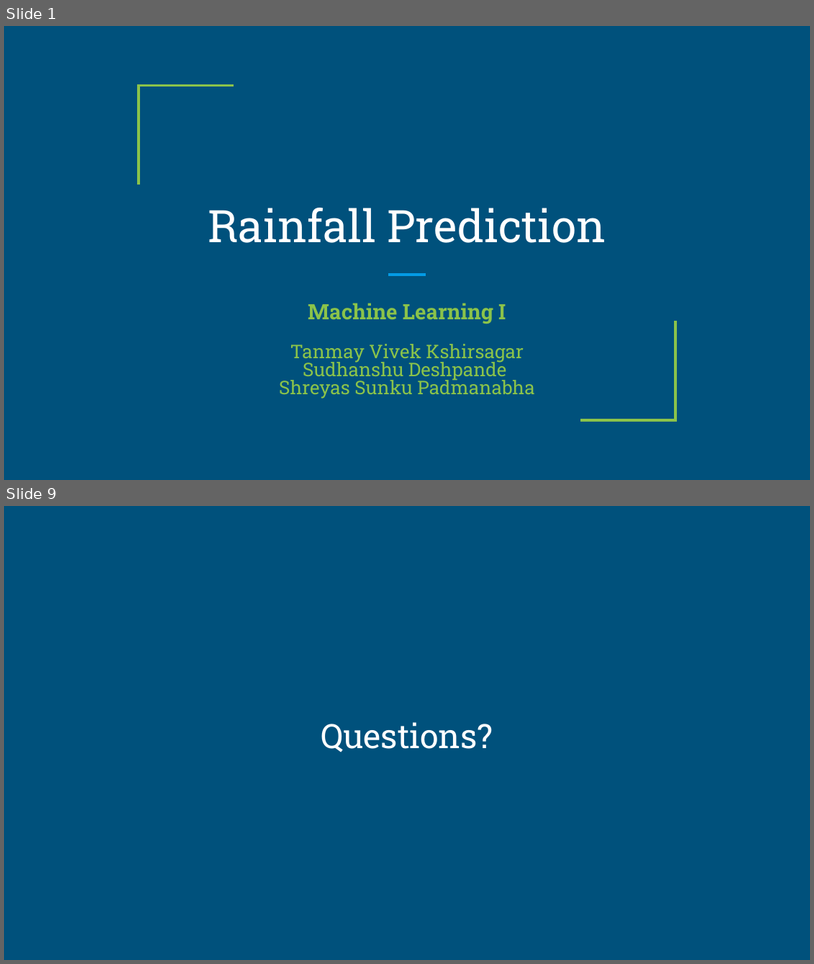
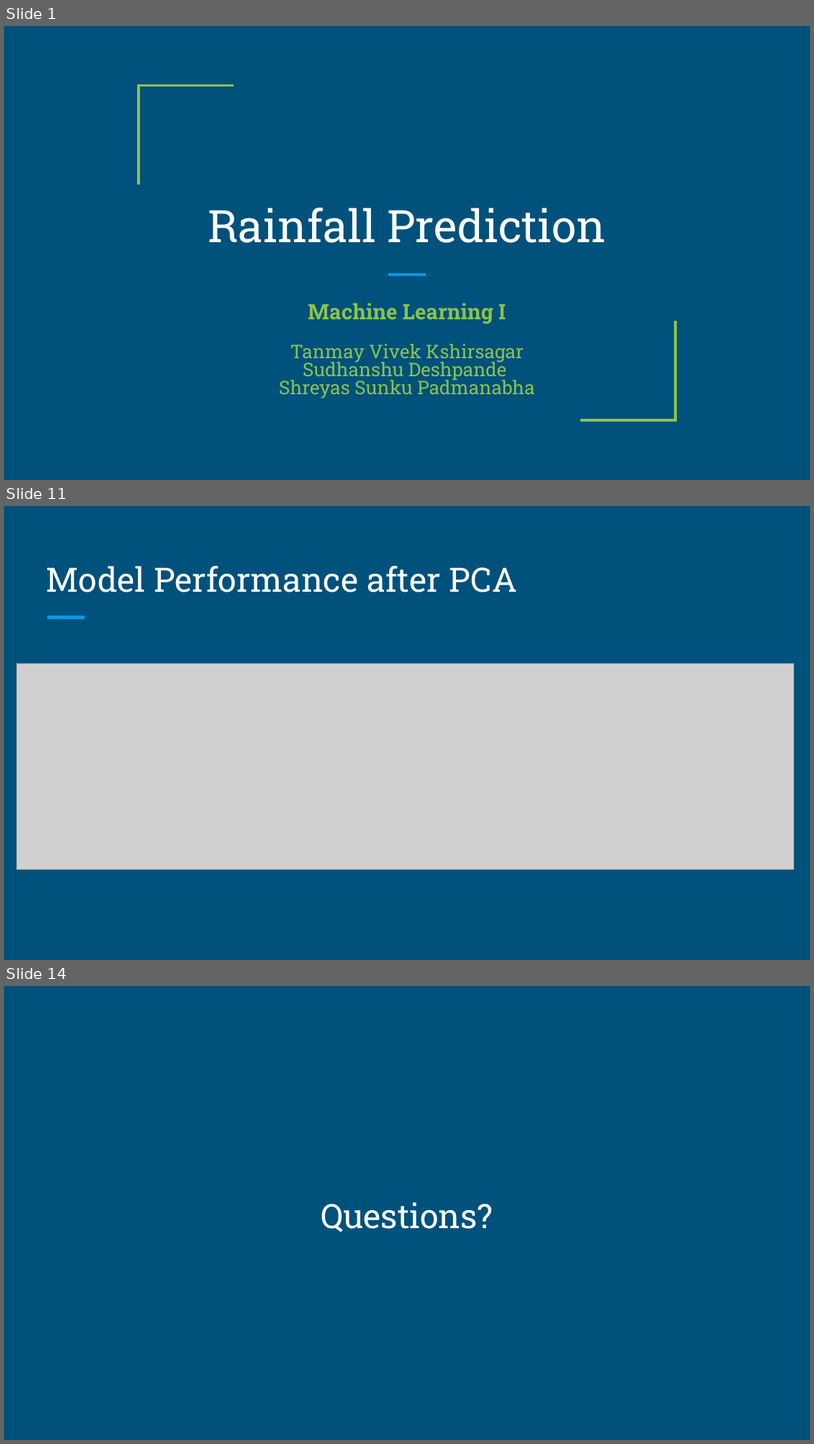
Before and after one commit to tanmayk26/FinalProject-Group3, a slide deck: Final-Group-Presentation/Final-Group-Presentation.pptx. Shown one above the other, each under a label of ours: slides 1 and 9 before the commit, slides 1, 11 and 14 after it; the slides between them are not shown. The pictures are 814x964 and 814x1444 pixels, drawn with LibreOffice and Linux fonts; fonts in the diff are those of the drawing; grey boxes stand for pictures. Boxes give left, top, right and bottom in pixels: in the first picture for what was removed or moved away, otherwise in the second. Text is boxed around its words. In the diff, an @@ line names an element or a change of style, - is before the commit and + after.

```diff
--- a/Final-Group-Presentation/Final-Group-Presentation.pptx
+++ b/Final-Group-Presentation/Final-Group-Presentation.pptx
@@ slide 11 added at (4, 506, 810, 960), background #00517C @@
@@ title added at (46, 566, 517, 592), 30 pt, text #FFFFFF @@
+Model Performance after PCA
@@ line added from (47, 618) to (85, 618), #039BE5 3 pt @@
@@ picture added at (16, 663, 795, 869) @@
@@ what was slide 9 is now slide 14 @@
```
Also in this commit, not shown: 3 slides changed, 8 other slides added, 4 slides removed.
